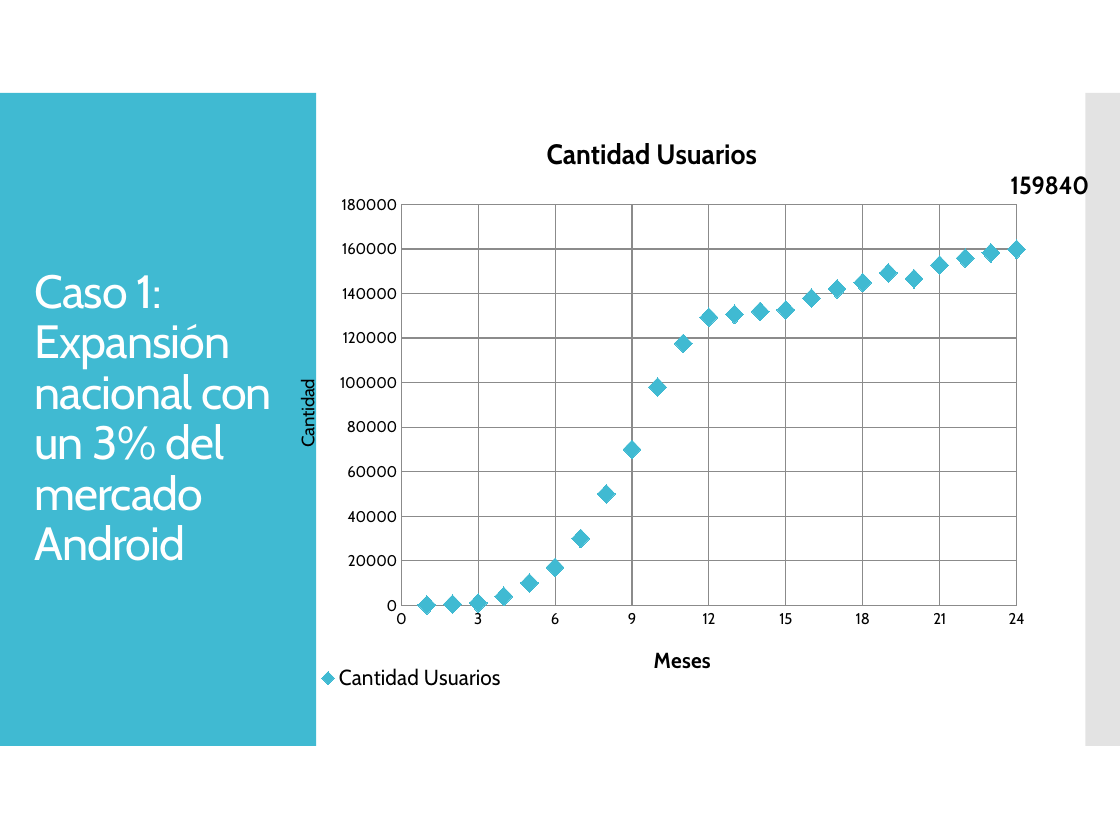
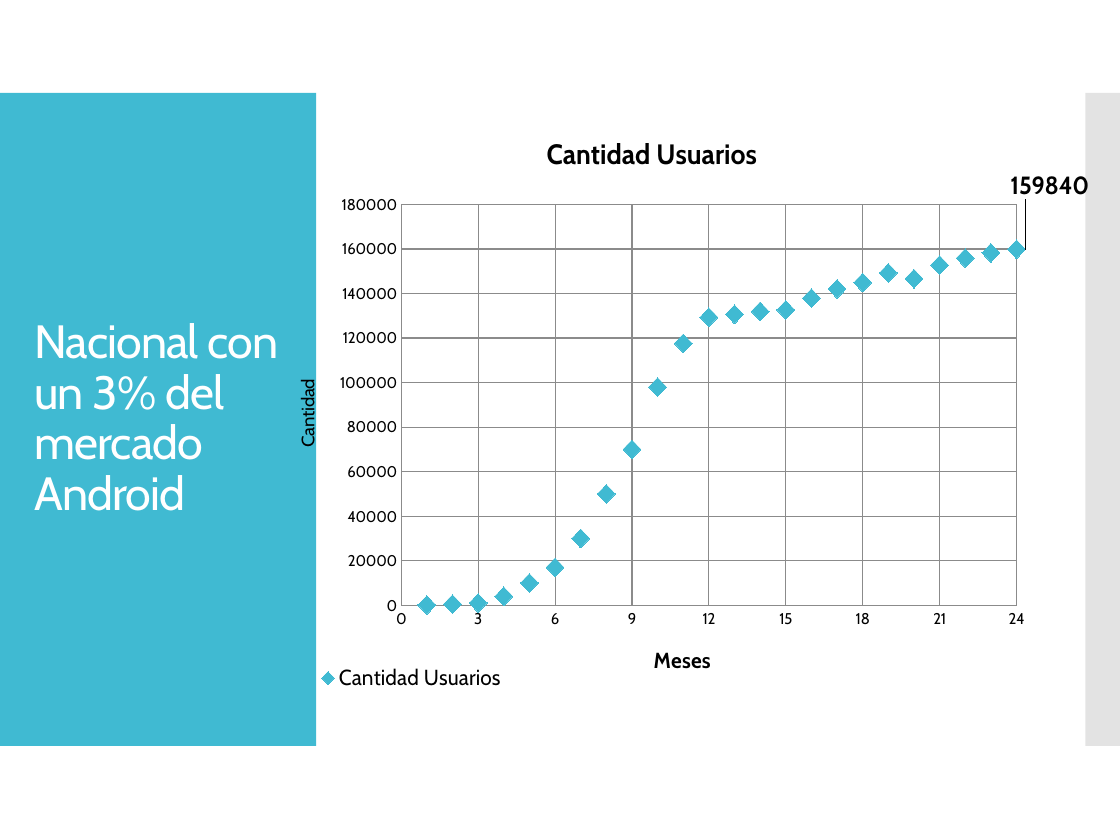
Before and after one commit to dschenkelman/taller-proyectos, a slide deck: slide 17 of Assets/Presentación negocio.pptx (slide 14 before the commit). Drawn at 1120x840 pixels with LibreOffice and Linux fonts; fonts in the diff are those of the drawing. Boxes give left, top, right and bottom in pixels: in the first picture for what was removed or moved away, otherwise in the second. Text is boxed around its words. In the diff, an @@ line names an element or a change of style, - is before the commit and + after.

```diff
--- a/Assets/Presentación negocio.pptx
+++ b/Assets/Presentación negocio.pptx
@@ title at (x1=34, y1=323, x2=279, y2=511): text changed @@
-Caso 1:
-Expansión nacional con un 3% del mercado
-Android
+Nacional con un 3% del mercado
+Android
```
Also in this commit, not shown: 10 other slides changed, 5 slides added, 2 slides removed.
